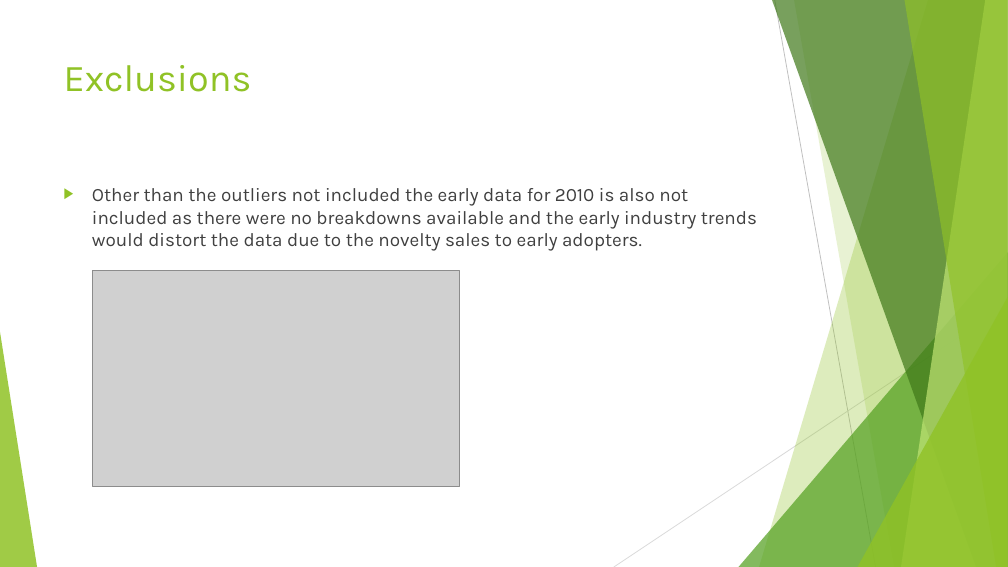
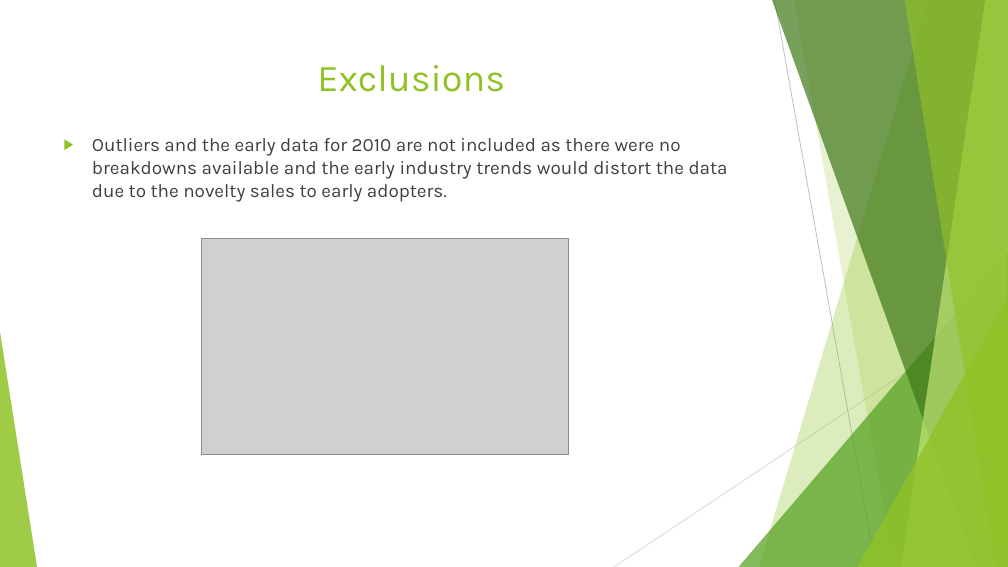
Before and after one commit to sonamgupta1105/Tesla_Analytics, a slide deck: slide 16 of finalPptTesla.pptx. Drawn at 1008x567 pixels with LibreOffice and Linux fonts; fonts in the diff are those of the drawing; grey boxes stand for pictures. Boxes give left, top, right and bottom in pixels: in the first picture for what was removed or moved away, otherwise in the second. Text is boxed around its words. In the diff, an @@ line names an element or a change of style, - is before the commit and + after.

```diff
--- a/finalPptTesla.pptx
+++ b/finalPptTesla.pptx
@@ title "Exclusions" at box(317, 65, 505, 92): alignment left to centre @@
@@ text at box(92, 138, 728, 202): text changed @@
-▶ Other than the outliers not included the early data for 2010 is also not included as there were no breakdowns available and the early industry trends would distort the data due to the novelty sales to early adopters.
+▶ Outliers and the early data for 2010 are not included as there were no breakdowns available and the early industry trends would distort the data due to the novelty sales to early adopters.
@@ picture: place and size @@
-picture at box(93, 271, 461, 486)
+picture at box(202, 238, 569, 454)
```
Also in this commit, not shown: 4 other slides changed.
